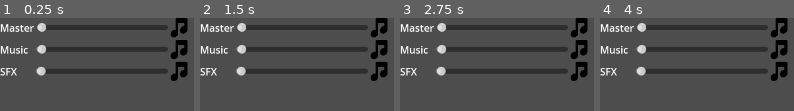
Above: before the commit, frames 1-4 (left to right).
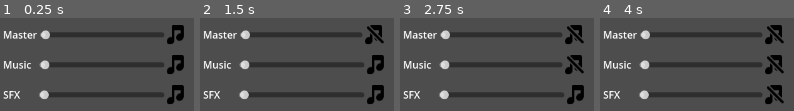
Above: after the commit, the same moments.

Repository: AshCaiH/gmtkjam2024
Game: Godot game, scene res://VolumeSliders.tscn
Same seed, same stepped clock (60 frames per second), same inputs: the game is played once before the commit and once after it. The project has no main scene, so this scene is started directly.
Inputs (mouse positions are in pixels of both pictures, inside the frame that each line leads up to; where the layout moved, square brackets give the same spot in the first picture):
- Up to frame 1 (0.25 s): no input
- Up to frame 2 (1.5 s): click (374, 34) [378, 27] at 0.5 s; click (378, 49) at 1.27 s
- Up to frame 3 (2.75 s): click (574, 64) at 2.02 s
- Up to frame 4 (4 s): click (774, 95) at 2.77 s; click (778, 49) at 3.52 s

The runs differ from the first frame. In frame 1, 28% of the frame differs, in the area x 0-97%, y 0-93%; in frame 2, 28%; in frame 3, 28%; in frame 4, 28%.
Error before the commit: Parse Error: Expected identifier after "." for attribute access. (res://MasterSlider.gd:12)

Commit message:
updates to ui elements

Diff:
--- a/Level Select Widget.gd
+++ b/Level Select Widget.gd
@@ -6,19 +6,22 @@
 # Called when the node enters the scene tree for the first time.
 func _ready():
 	lvlupanddown()
-	buttonlogic()
 
 # Called every frame. 'delta' is the elapsed time since the previous frame.
 func _process(delta):
 	pass
 
 func lvlupanddown() -> void:
+	#up_lvl_select.pressed.connect(func() -> void: print(lvlno))
+	up_lvl_select.pressed.connect(upbutton)
+	dwn_lvl_select.pressed.connect(downbutton)
+
+func upbutton() -> void:
 	if lvlno < MaxLvlNo.MaxLvlNo:
-		up_lvl_select.pressed.connect(func() -> void: lvlno += 1)
-	if lvlno > MaxLvlNo.MaxLvlNo:
-		dwn_lvl_select.pressed.connect(func() -> void: lvlno -= 1)
+		lvlno += 1
+		label_no.text = str(lvlno)
 
-func buttonlogic() -> void:
-	up_lvl_select.focus_exited.connect(func() -> void: up_lvl_select.texture_normal)
-	up_lvl_select.focus_entered.connect(func() -> void: up_lvl_select.texture_hover)
-	pass
+func downbutton() -> void:
+	if lvlno > 1:
+		lvlno -= 1
+		label_no.text = str(lvlno)
--- a/Level Select.tscn
+++ b/Level Select.tscn
@@ -22,6 +22,12 @@
 grow_vertical = 2
 size_flags_horizontal = 3
 script = ExtResource("1_q8sgs")
+
+[node name="TextureRect" type="TextureRect" parent="."]
+layout_mode = 1
+anchors_preset = -1
+anchor_right = 1.0
+anchor_bottom = 1.0
 
 [node name="Level Selector" type="VBoxContainer" parent="."]
 layout_mode = 1
@@ -59,14 +65,8 @@
 texture_hover = ExtResource("8_mopig")
 texture_disabled = ExtResource("9_7ve38")
 
-[node name="Button" type="Button" parent="Level Selector"]
+[node name="Playgamebutton" type="Button" parent="Level Selector"]
 layout_mode = 2
 size_flags_vertical = 4
 theme_override_font_sizes/font_size = 32
 text = "Play!"
-
-[node name="TextureRect" type="TextureRect" parent="."]
-layout_mode = 1
-anchors_preset = -1
-anchor_right = 1.0
-anchor_bottom = 1.0
--- a/MasterSlider.gd
+++ b/MasterSlider.gd
@@ -1,12 +1,24 @@
 extends HSlider
 @onready var master_music_button = %MasterMusicButton
+
+var soundicon = preload("res://Assets/soundicon.svg")
+var soundiconmuted = preload("res://Assets/soundiconmuted.svg")
 
 var bus := AudioServer.get_bus_index("Master")
 
 func _ready() -> void:
 	value = db_to_linear(AudioServer.get_bus_volume_db(bus))
+	master_music_button.pressed.connect(mmds)
 
 func _on_value_changed(value: float) -> void:
 	AudioServer.set_bus_volume_db(bus, linear_to_db(value))
-	if AudioServer.get_bus_volume_db(bus) == 0:
-		master_music_button.
+
+func mmds() -> void:
+	if 	AudioServer.is_bus_mute(bus) == true:
+		master_music_button.texture_normal = soundicon
+		AudioServer.set_bus_mute(bus, 0)
+		print("unmute")
+	elif  	AudioServer.is_bus_mute(bus) == false:
+		master_music_button.texture_normal = soundiconmuted
+		AudioServer.set_bus_mute(bus, 1)
+		print("mute")
--- a/MusicSlider.gd
+++ b/MusicSlider.gd
@@ -1,9 +1,22 @@
 extends HSlider
-
 var bus := AudioServer.get_bus_index("Music")
+@onready var music_music_button = %MusicMusicButton
+var soundicon = preload("res://Assets/soundicon.svg")
+var soundiconmuted = preload("res://Assets/soundiconmuted.svg")
 
 func _ready() -> void:
 	value = db_to_linear(AudioServer.get_bus_volume_db(bus))
+	music_music_button.pressed.connect(musicds)
 
 func _on_value_changed(value: float) -> void:
 	AudioServer.set_bus_volume_db(bus, linear_to_db(value))
+
+func musicds() -> void:
+	if 	AudioServer.is_bus_mute(bus) == true:
+		music_music_button.texture_normal = soundicon
+		AudioServer.set_bus_mute(bus, 0)
+		print("unmute")
+	elif  	AudioServer.is_bus_mute(bus) == false:
+		music_music_button.texture_normal = soundiconmuted
+		AudioServer.set_bus_mute(bus, 1)
+		print("mute")
--- a/SFXSlider.gd
+++ b/SFXSlider.gd
@@ -1,9 +1,24 @@
 extends HSlider
+@onready var sfx_slider = %SFXSlider
+@onready var sfx_music_button = %SFXMusicButton
+var soundicon = preload("res://Assets/soundicon.svg")
+var soundiconmuted = preload("res://Assets/soundiconmuted.svg")
 
 var bus := AudioServer.get_bus_index("SFX")
 
 func _ready() -> void:
 	value = db_to_linear(AudioServer.get_bus_volume_db(bus))
+	sfx_music_button.pressed.connect(musicds)
 
 func _on_value_changed(value: float) -> void:
 	AudioServer.set_bus_volume_db(bus, linear_to_db(value))
+
+func musicds() -> void:
+	if 	AudioServer.is_bus_mute(bus) == true:
+		sfx_music_button.texture_normal = soundicon
+		AudioServer.set_bus_mute(bus, 0)
+		print("unmute")
+	elif  	AudioServer.is_bus_mute(bus) == false:
+		sfx_music_button.texture_normal = soundiconmuted
+		AudioServer.set_bus_mute(bus, 1)
+		print("mute")
--- a/VolumeSliders.tscn
+++ b/VolumeSliders.tscn
@@ -1,18 +1,31 @@
-[gd_scene load_steps=6 format=3 uid="uid://dge1jk81cr6ja"]
+[gd_scene load_steps=7 format=3 uid="uid://dge1jk81cr6ja"]
 
 [ext_resource type="Script" path="res://MusicSlider.gd" id="1_pxyyh"]
 [ext_resource type="Script" path="res://SFXSlider.gd" id="2_s21b0"]
 [ext_resource type="Texture2D" uid="uid://du75fgx3nvq5m" path="res://Assets/soundicon.svg" id="2_w0o4g"]
 [ext_resource type="Script" path="res://MasterSlider.gd" id="3_62ub2"]
+[ext_resource type="Texture2D" uid="uid://c2nwa71jxqnwv" path="res://Assets/soundiconmuted.svg" id="3_pam6r"]
 
 [sub_resource type="GDScript" id="GDScript_usv4y"]
 script/source = "extends Control
+@onready var master_music_button = %MasterMusicButton
+@onready var music_music_button = %MusicMusicButton
+@onready var sfx_music_button = %SFXMusicButton
+@onready var margin_container = $MarginContainer
+
+var soundicon = preload(\"res://Assets/soundicon.svg\")
+var soundiconmuted = preload(\"res://Assets/soundiconmuted.svg\")
+
+# This code sample assumes the current script is extending MarginContainer.
+var margin_value = 5
 
 
 # Called when the node enters the scene tree for the first time.
 func _ready():
-	pass # Replace with function body.
-
+	margin_container.add_theme_constant_override(\"margin_top\", margin_value)
+	margin_container.add_theme_constant_override(\"margin_left\", margin_value)
+	margin_container.add_theme_constant_override(\"margin_bottom\", margin_value)
+	margin_container.add_theme_constant_override(\"margin_right\", margin_value)
 
 # Called every frame. 'delta' is the elapsed time since the previous frame.
 func _process(delta):
@@ -22,72 +35,93 @@
 [node name="Control" type="Control"]
 layout_mode = 3
 anchor_right = 0.234
-anchor_bottom = 0.278
+anchor_bottom = 0.208
 offset_right = 0.47998
-offset_bottom = -0.160019
+offset_bottom = 0.23999
 grow_horizontal = 2
 grow_vertical = 2
 script = SubResource("GDScript_usv4y")
 
-[node name="VBoxContainer" type="VBoxContainer" parent="."]
-layout_mode = 0
-offset_right = 300.0
-offset_bottom = 200.0
+[node name="MarginContainer" type="MarginContainer" parent="."]
+unique_name_in_owner = true
+layout_mode = 1
+anchors_preset = 15
+anchor_right = 1.0
+anchor_bottom = 1.0
+grow_horizontal = 2
+grow_vertical = 2
 
-[node name="HBoxContainer3" type="HBoxContainer" parent="VBoxContainer"]
+[node name="VBoxContainer" type="VBoxContainer" parent="MarginContainer"]
 layout_mode = 2
 
-[node name="Label" type="Label" parent="VBoxContainer/HBoxContainer3"]
+[node name="HBoxContainer3" type="HBoxContainer" parent="MarginContainer/VBoxContainer"]
+layout_mode = 2
+size_flags_vertical = 3
+
+[node name="Label" type="Label" parent="MarginContainer/VBoxContainer/HBoxContainer3"]
 layout_mode = 2
 text = "Master"
 vertical_alignment = 1
 
-[node name="MasterSlider" type="HSlider" parent="VBoxContainer/HBoxContainer3"]
+[node name="MasterSlider" type="HSlider" parent="MarginContainer/VBoxContainer/HBoxContainer3"]
 unique_name_in_owner = true
 layout_mode = 2
 size_flags_horizontal = 3
 size_flags_vertical = 6
 script = ExtResource("3_62ub2")
 
-[node name="MasterMusicButton" type="TextureButton" parent="VBoxContainer/HBoxContainer3"]
+[node name="MasterMusicButton" type="TextureButton" parent="MarginContainer/VBoxContainer/HBoxContainer3"]
 unique_name_in_owner = true
 layout_mode = 2
+toggle_mode = true
 texture_normal = ExtResource("2_w0o4g")
+texture_disabled = ExtResource("3_pam6r")
+stretch_mode = 3
 
-[node name="HBoxContainer" type="HBoxContainer" parent="VBoxContainer"]
+[node name="HBoxContainer" type="HBoxContainer" parent="MarginContainer/VBoxContainer"]
 layout_mode = 2
+size_flags_vertical = 3
 
-[node name="Label" type="Label" parent="VBoxContainer/HBoxContainer"]
+[node name="Label" type="Label" parent="MarginContainer/VBoxContainer/HBoxContainer"]
 layout_mode = 2
 text = "Music  "
 vertical_alignment = 1
 
-[node name="MusicSlider" type="HSlider" parent="VBoxContainer/HBoxContainer"]
+[node name="MusicSlider" type="HSlider" parent="MarginContainer/VBoxContainer/HBoxContainer"]
 unique_name_in_owner = true
 layout_mode = 2
 size_flags_horizontal = 3
 size_flags_vertical = 6
 script = ExtResource("1_pxyyh")
 
-[node name="TextureButton" type="TextureButton" parent="VBoxContainer/HBoxContainer"]
+[node name="MusicMusicButton" type="TextureButton" parent="MarginContainer/VBoxContainer/HBoxContainer"]
+unique_name_in_owner = true
 layout_mode = 2
+toggle_mode = true
 texture_normal = ExtResource("2_w0o4g")
+texture_disabled = ExtResource("3_pam6r")
+stretch_mode = 3
 
-[node name="HBoxContainer2" type="HBoxContainer" parent="VBoxContainer"]
+[node name="HBoxContainer2" type="HBoxContainer" parent="MarginContainer/VBoxContainer"]
 layout_mode = 2
+size_flags_vertical = 3
 
-[node name="Label" type="Label" parent="VBoxContainer/HBoxContainer2"]
+[node name="Label" type="Label" parent="MarginContainer/VBoxContainer/HBoxContainer2"]
 layout_mode = 2
 text = "SFX      "
 vertical_alignment = 1
 
-[node name="SFXSlider" type="HSlider" parent="VBoxContainer/HBoxContainer2"]
+[node name="SFXSlider" type="HSlider" parent="MarginContainer/VBoxContainer/HBoxContainer2"]
 unique_name_in_owner = true
 layout_mode = 2
 size_flags_horizontal = 3
 size_flags_vertical = 6
 script = ExtResource("2_s21b0")
 
-[node name="TextureButton" type="TextureButton" parent="VBoxContainer/HBoxContainer2"]
+[node name="SFXMusicButton" type="TextureButton" parent="MarginContainer/VBoxContainer/HBoxContainer2"]
+unique_name_in_owner = true
 layout_mode = 2
+toggle_mode = true
 texture_normal = ExtResource("2_w0o4g")
+texture_disabled = ExtResource("3_pam6r")
+stretch_mode = 3
--- /dev/null
+++ b/default_bus_layout.tres
@@ -0,0 +1,15 @@
+[gd_resource type="AudioBusLayout" format=3 uid="uid://24f27gvr2f64"]
+
+[resource]
+bus/1/name = &"Music"
+bus/1/solo = false
+bus/1/mute = false
+bus/1/bypass_fx = false
+bus/1/volume_db = 0.0
+bus/1/send = &"Master"
+bus/2/name = &"SFX"
+bus/2/solo = false
+bus/2/mute = false
+bus/2/bypass_fx = false
+bus/2/volume_db = 0.0
+bus/2/send = &"Master"
--- a/max_lvl_no.gd
+++ b/max_lvl_no.gd
@@ -1,6 +1,6 @@
 extends Node
 
-var MaxLvlNo := 1
+var MaxLvlNo := 16
 
 # Called when the node enters the scene tree for the first time.
 func _ready():
